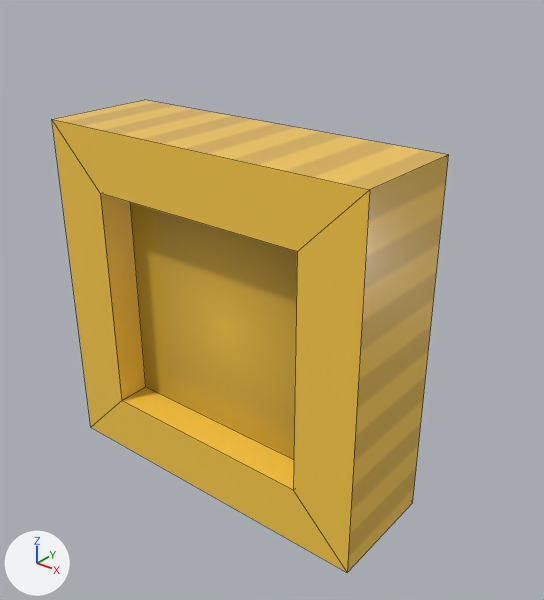
Two versions of the FBX model Assets/Models/items/item_money.fbx, one commit apart.
The view is the same before and after, from a 50 mm camera at (5.18, -5.83, 3.97) aimed at (0.27, 0.32, 0.16). The axes (+X, +Y, +Z) are drawn at lower left. The lights are the same throughout. Mesh edges are drawn as thin lines.
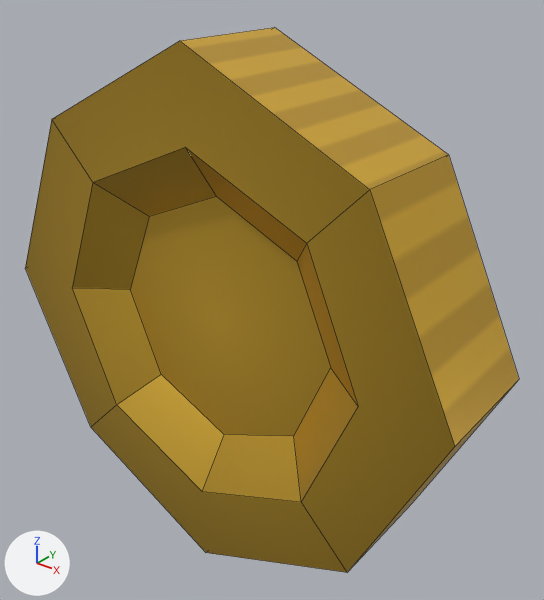
Location of each change, [x1, y1, x2, y2] in pixels of the pictures (544 x 600 px):
'Cube', surface changed, reshaped (24% wider, 15% taller): before [52, 100, 449, 572]; after [25, 28, 519, 572]

What the commit changed:
Picture 'item_money.png' (img_item_money_png) is new.
Material 'MoneyMat' (mat_moneymat) changes its picture from img_money_png to img_item_money_png.
In material 'MoneyMat' (mat_moneymat), metallic goes from 0.0 to 0.793.
In material 'MoneyMat' (mat_moneymat), roughness goes from 0.189 to 0.378.
me_cube is used by ob_cube; location (0.0, 0.0, 0.0).
me_cube had 24 vertices, 22 faces and spanned x -2.1..2.1, y -0.7..0.7, z -2.1..2.1.
me_cube now has 48 vertices, 34 faces and spans x -3.1..3.1, y -0.7..0.7, z -3.1..3.1.
Part 1, on me_cube:
22 faces are deleted.
16 vertices move from x -1.37..1.37, y -0.7..0.7, z -1.37..1.37 to x -1.48..1.48, y -0.7..0.7, z -1.48..1.48.
24 vertices are added at x -3.1..3.1, y -0.7..0.7, z -3.1..3.1.
34 new faces join them.
